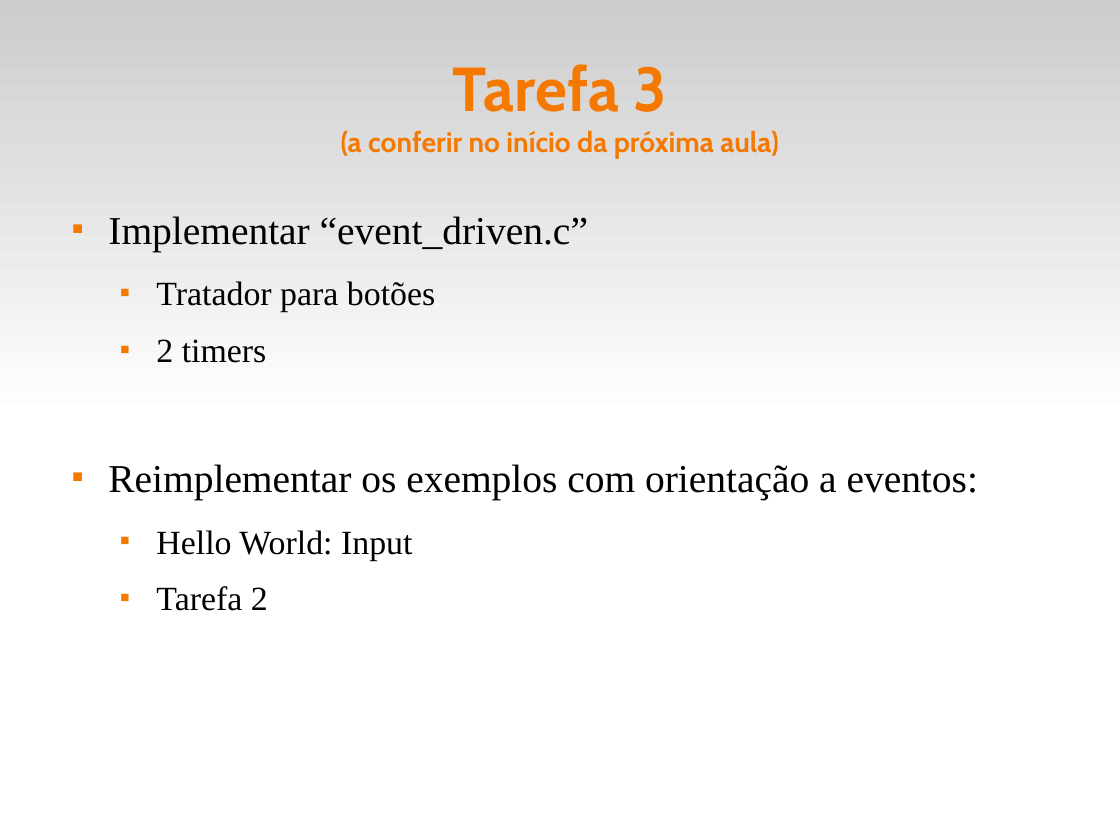
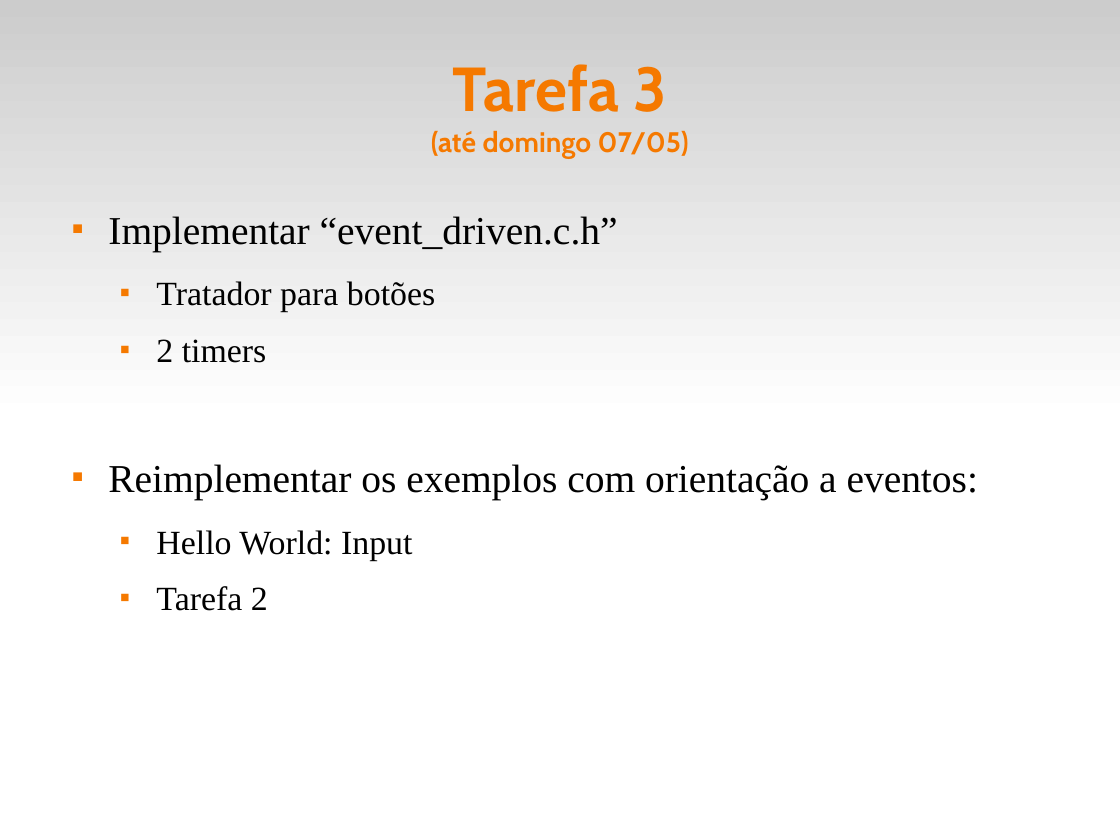
Before and after one commit to fsantanna-uerj/reativos, a slide deck: slide 40 of slides/03_modelos.odp (slide 41 before the commit). Drawn at 1120x840 pixels with LibreOffice and Linux fonts; fonts in the diff are those of the drawing. Boxes give left, top, right and bottom in pixels: in the first picture for what was removed or moved away, otherwise in the second. Text is boxed around its words. In the diff, an @@ line names an element or a change of style, - is before the commit and + after.

```diff
--- a/slides/03_modelos.odp
+++ b/slides/03_modelos.odp
@@ title at [431,64,689,158]: text changed @@
-Tarefa 3
-(a conferir no início da próxima aula)
+Tarefa 3
+(até domingo 07/05)
@@ text at [108,216,618,252]: text changed @@
-■ Implementar “event_driven.c”
+■ Implementar “event_driven.c.h”
```
Also in this commit, not shown: 7 other slides changed, 1 slide removed, 5 other files.
